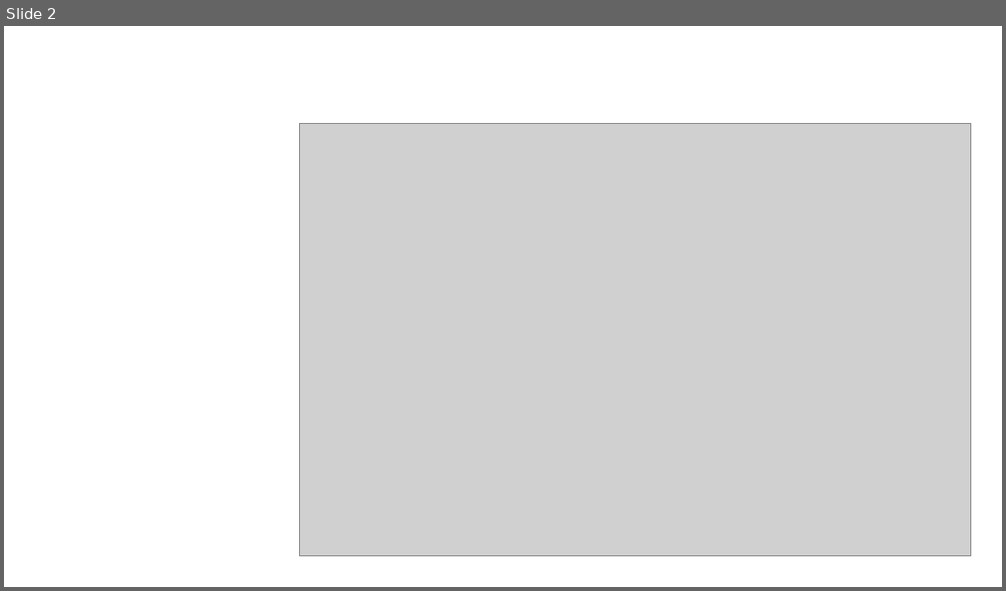
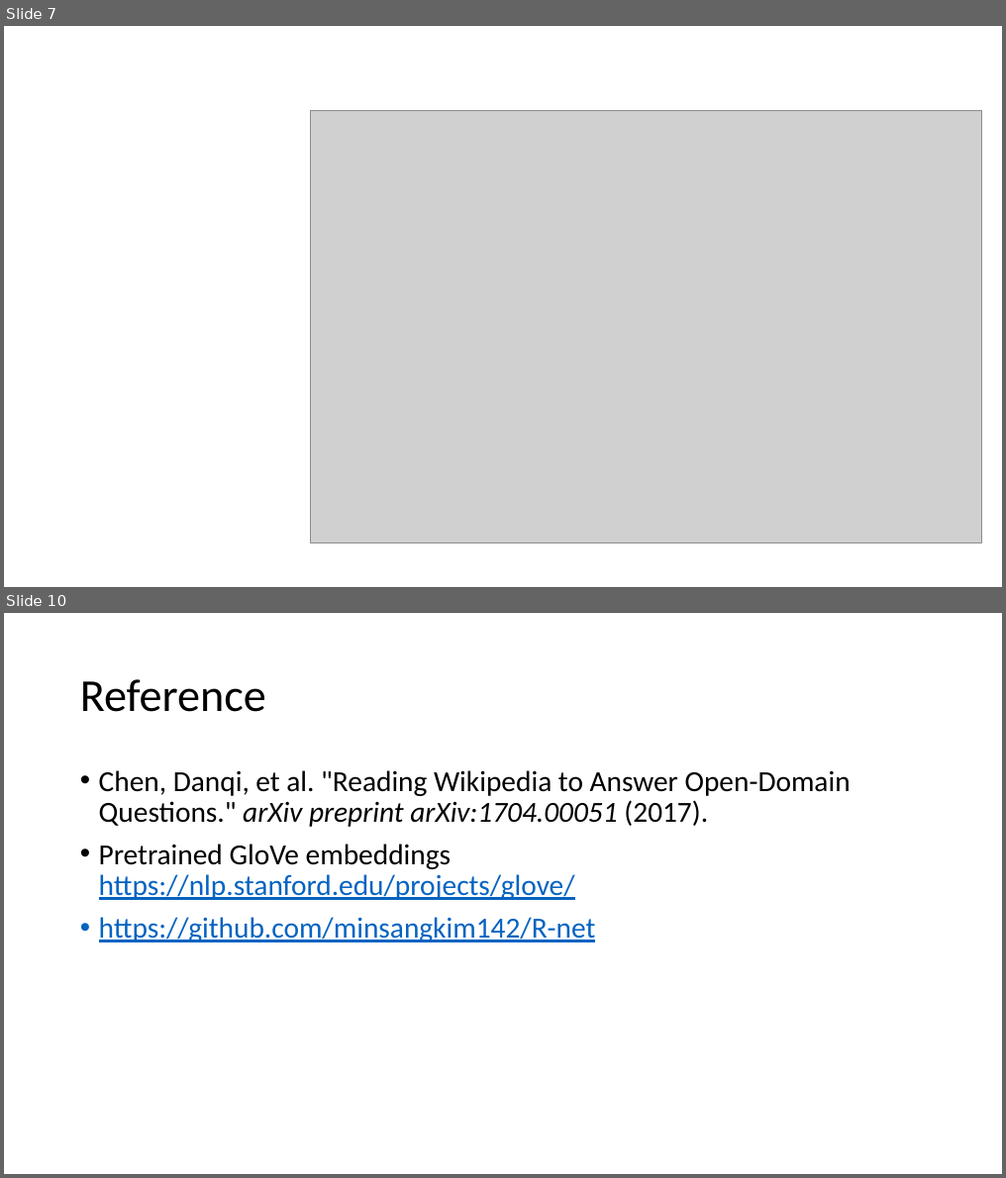
Before and after one commit to foamliu/Learning-DL, a slide deck: nlp/R-net.pptx. Shown one above the other, each under a label of ours: slide 2 before the commit, slides 7 and 10 after it; the slides between them are not shown. The pictures are 1006x591 and 1006x1178 pixels, drawn with LibreOffice and Linux fonts; fonts in the diff are those of the drawing; grey boxes stand for pictures. Boxes give left, top, right and bottom in pixels: in the first picture for what was removed or moved away, otherwise in the second. Text is boxed around its words. In the diff, an @@ line names an element or a change of style, - is before the commit and + after.

Commit message:
ImageCaptioning deck

```diff
--- a/nlp/R-net.pptx
+++ b/nlp/R-net.pptx
@@ slide 10 added at box(4, 613, 1002, 1174), background #FFFFFF @@
@@ title added at box(80, 679, 266, 712), 44 pt, text #000000 @@
+Reference
@@ text added at box(99, 770, 850, 943), 28 pt, text #000000 @@
+• Chen, Danqi, et al. "Reading Wikipedia to Answer Open-Domain Questions." arXiv preprint arXiv:1704.00051 (2017).
+• Pretrained GloVe embeddings https://nlp.stanford.edu/projects/glove/
+• https://github.com/minsangkim142/R-net
@@ what was slide 2 is now slide 7 @@
@@ slide 7 changed as well @@
@@ picture: place and size @@
-picture at box(300, 123, 971, 557)
+picture at box(310, 110, 982, 544)
```
Also in this commit, not shown: 1 other slide changed, 7 other slides added, 1 slide removed, 3 other files.
